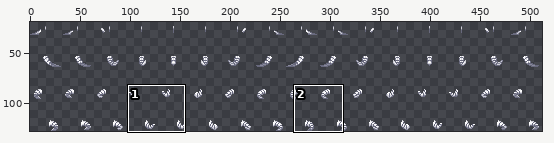
Sprite sheet: Resources/Textures/Mobs/Customization/reptilian_parts.rsi/tail_dtiger_wagging.png. Above: a wide view before the commit, with the close-up outlined.
Close-up. Before:
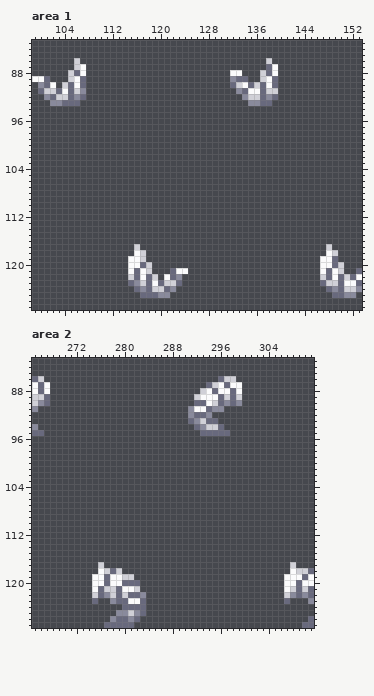
The file is 512x128 pixels. Colours within 5 levels of each other are drawn and written as one. Shown: area 1: x 99..153, y 83..127; area 2: x 265..311, y 83..127. The wide view leaves out empty margins. The commit also changed other parts of the picture, which this record leaves out.
After:
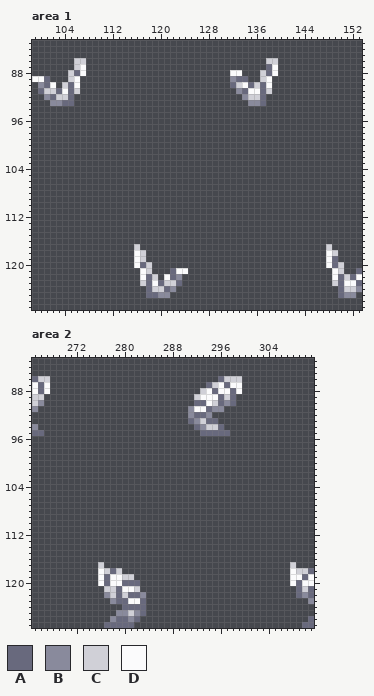
Palette (. is transparent): A #68697d  B #898a9c  C #d0d0d7  D #fbfbfc
Difference:
Area 1:
y 86: x 107 . -> C; x 139 . -> C
y 89..90: x 107 A -> .; x 139 A -> .
y 91: x 107 B -> .; x 139 C -> .
y 92: x 106..107 BA -> ..; x 138..139 BA -> ..
y 93: x 106 A -> .; x 138 A -> .
y 119..120: x 115 D -> .; x 147 D -> .
y 121: x 115..116 DA -> ..; x 147..148 DA -> ..
y 122: x 115..116 CA -> ..; x 147..148 CA -> ..
y 123: x 115..116 AB -> ..; x 147..148 AC -> ..
y 124: x 116..117 AB -> ..; x 148..149 AB -> ..
y 125: x 117 A -> .; x 149 A -> .
Area 2:
y 86: x 267 . -> C; x 299 . -> C
y 89: x 267 A -> .; x 299 C -> .
y 90: x 267 A -> .; x 299 B -> .
y 119..120: x 275 D -> .; x 307 D -> .
y 121: x 275..276 DA -> ..; x 307..308 DC -> ..
y 122: x 275..276 CA -> ..; x 307..308 CB -> ..
y 123: x 275 A -> .; x 307 A -> .
